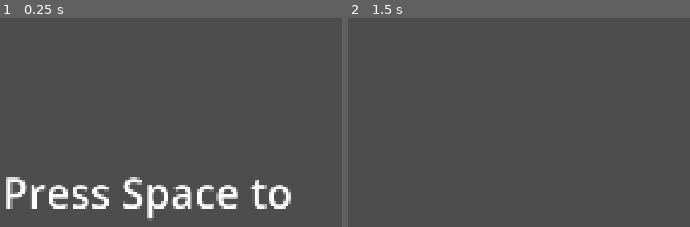
Above: before the commit, frames 1-2 (left to right).
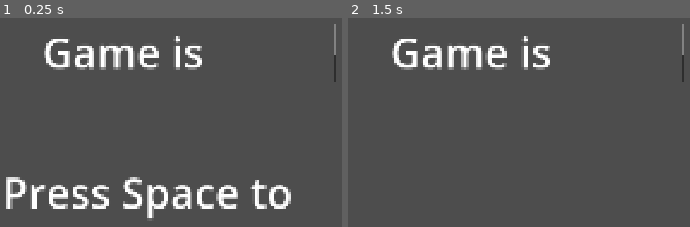
Above: after the commit, the same moments.

Repository: Darr3n2GG/FrogQuest_HAVEN2026
Game: Godot game, scene res://scenes/main.tscn
Two runs of this game, one before a commit and one after it. Both use one fixed random seed, a clock stepped at 60 frames per second and the inputs below. The project has no main scene, so this scene is started directly.
Inputs:
- Up to frame 1 (0.25 s): no input
- Up to frame 2 (1.5 s): tap Space (Jump) at 0.5, 1.35 s; hold Space (Jump) 0.53-1.28 s

The runs differ from the first frame. In frame 1, 3.2% of the frame differs, in the area x 12-99%, y 2-31%; in frame 2, 3.2%.

Commit message:
added scenes
-added pause menu
-added game scene
-added player object

Diff:
--- a/game/main_menu.gd
+++ /dev/null
@@ -1,11 +0,0 @@
-extends Control
-
-
-@onready var prompt_text: RichTextLabel = $PromptText
-
-
-func _process(_delta: float) -> void:
-	var main := get_parent()
-	if Input.is_action_just_pressed("Jump") and not main.is_game_running:
-		hide()
-		main.start_game()
--- a/project.godot
+++ b/project.godot
@@ -30,6 +30,11 @@
 "events": [Object(InputEventKey,"resource_local_to_scene":false,"resource_name":"","device":-1,"window_id":0,"alt_press …(191 unchanged characters)…
 ]
 }
+Pause={
+"deadzone": 0.2,
+"events": [Object(InputEventKey,"resource_local_to_scene":false,"resource_name":"","device":-1,"window_id":0,"alt_pressed":false,"shift_pressed":false,"ctrl_pressed":false,"meta_pressed":false,"pressed":false,"keycode":0,"physical_keycode":4194305,"key_label":0,"unicode":0,"location":0,"echo":false,"script":null)
+]
+}
 
 [physics]
 
--- /dev/null
+++ b/scenes/game.gd
@@ -0,0 +1 @@
+extends Node2D
--- a/scenes/main.gd
+++ b/scenes/main.gd
@@ -1,11 +1,30 @@
-extends Node2D
+extends Node
 
+
+@onready var main_menu: Control = $MainMenu
+@onready var pause_menu: Control = $PauseMenu
+@onready var game: Node2D = $Game
 
 var is_game_running: bool = false
 
-func _process(delta: float) -> void:
-	pass
 
+func _input(event: InputEvent) -> void:
+	if event.is_action_pressed("Jump") and not is_game_running:
+		start_game()
+
+	if is_game_running:
+		if event.is_action_pressed("Pause"):
+			print("test")
+			if is_game_running:
+				#game.pause()
+				pause_menu.show()
+				is_game_running = false
+			else:
+				#game.continue()
+				pause_menu.hide()
+				is_game_running = true
 
 func start_game() -> void:
+	main_menu.hide()
+	#game.run()
 	is_game_running = true
--- a/scenes/main.tscn
+++ b/scenes/main.tscn
@@ -1,7 +1,8 @@
 [gd_scene format=3 uid="uid://knabknu6eott"]
 
 [ext_resource type="Script" uid="uid://d3vt3v6ju5dcv" path="res://scenes/main.gd" id="1_0wfyh"]
-[ext_resource type="Script" uid="uid://cq8s2px5yykd7" path="res://game/main_menu.gd" id="1_o5qli"]
+[ext_resource type="Script" uid="uid://cq8s2px5yykd7" path="res://scenes/main_menu.gd" id="2_sugp2"]
+[ext_resource type="Script" uid="uid://cmp7q6bbyrbw8" path="res://scenes/game.gd" id="3_sugp2"]
 
 [sub_resource type="SystemFont" id="SystemFont_o5qli"]
 font_names = PackedStringArray("Lato")
@@ -10,7 +11,18 @@
 default_font = SubResource("SystemFont_o5qli")
 default_font_size = 100
 
-[node name="Main" type="Node2D" unique_id=785248482]
+[sub_resource type="SystemFont" id="SystemFont_sugp2"]
+font_names = PackedStringArray("Lato")
+
+[sub_resource type="Theme" id="Theme_jyhfs"]
+default_font = SubResource("SystemFont_sugp2")
+default_font_size = 100
+
+[sub_resource type="CapsuleShape2D" id="CapsuleShape2D_codqq"]
+radius = 50.0
+height = 120.0
+
+[node name="Main" type="Node" unique_id=478052116]
 script = ExtResource("1_0wfyh")
 
 [node name="MainMenu" type="Control" parent="." unique_id=1381953438]
@@ -18,13 +30,11 @@
 anchors_preset = 15
 anchor_right = 1.0
 anchor_bottom = 1.0
-offset_right = 1920.0
-offset_bottom = 1080.0
 grow_horizontal = 2
 grow_vertical = 2
 size_flags_horizontal = 3
 size_flags_vertical = 3
-script = ExtResource("1_o5qli")
+script = ExtResource("2_sugp2")
 metadata/_edit_use_anchors_ = true
 
 [node name="PromptText" type="RichTextLabel" parent="MainMenu" unique_id=2144246779]
@@ -37,3 +47,27 @@
 bbcode_enabled = true
 text = "Press Space to Jump"
 scroll_active = false
+
+[node name="PauseMenu" type="Control" parent="." unique_id=1237535160]
+process_mode = 2
+layout_mode = 3
+anchors_preset = 0
+offset_right = 1920.0
+offset_bottom = 1080.0
+
+[node name="Head" type="RichTextLabel" parent="PauseMenu" unique_id=850405436]
+layout_mode = 0
+offset_left = 606.0
+offset_top = 470.0
+offset_right = 1314.0
+offset_bottom = 610.0
+theme = SubResource("Theme_jyhfs")
+text = "Game is Paused."
+
+[node name="Game" type="Node2D" parent="." unique_id=323469891]
+script = ExtResource("3_sugp2")
+
+[node name="Player" type="CharacterBody2D" parent="Game" unique_id=380207389]
+
+[node name="CollisionShape2D" type="CollisionShape2D" parent="Game/Player" unique_id=580685567]
+shape = SubResource("CapsuleShape2D_codqq")
--- /dev/null
+++ b/scenes/main_menu.gd
@@ -0,0 +1,4 @@
+extends Control
+
+
+@onready var prompt_text: RichTextLabel = $PromptText
Not shown, added: scenes/game.gd.uid
Renamed: game/main_menu.gd.uid -> scenes/main_menu.gd.uid
